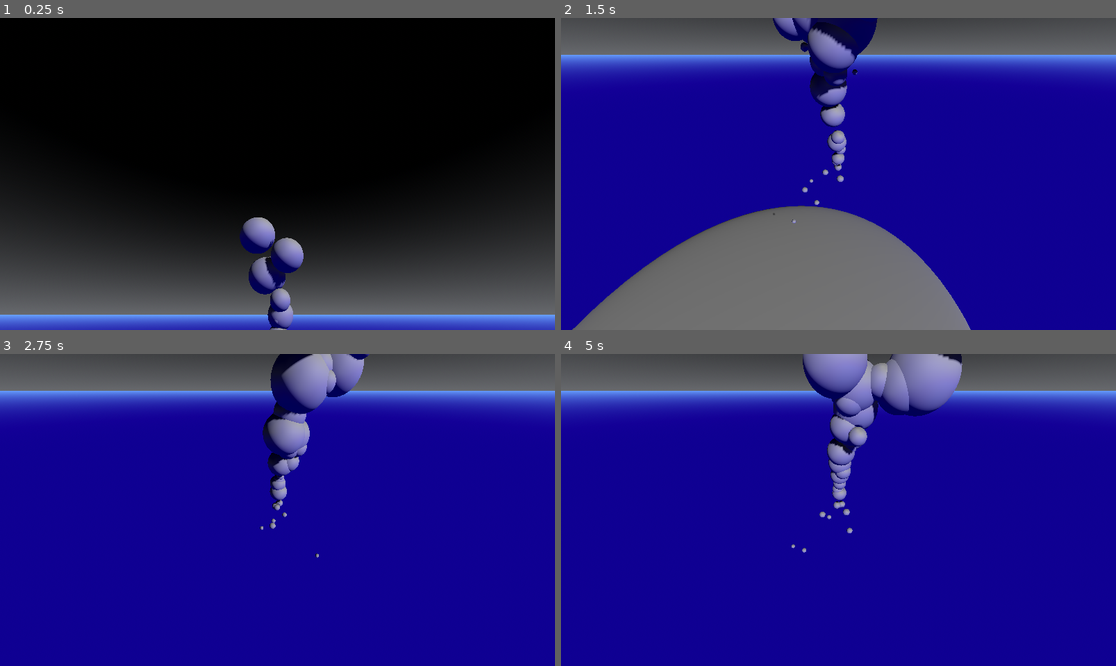
Above: before the commit, frames 1-4 (two rows, left to right).
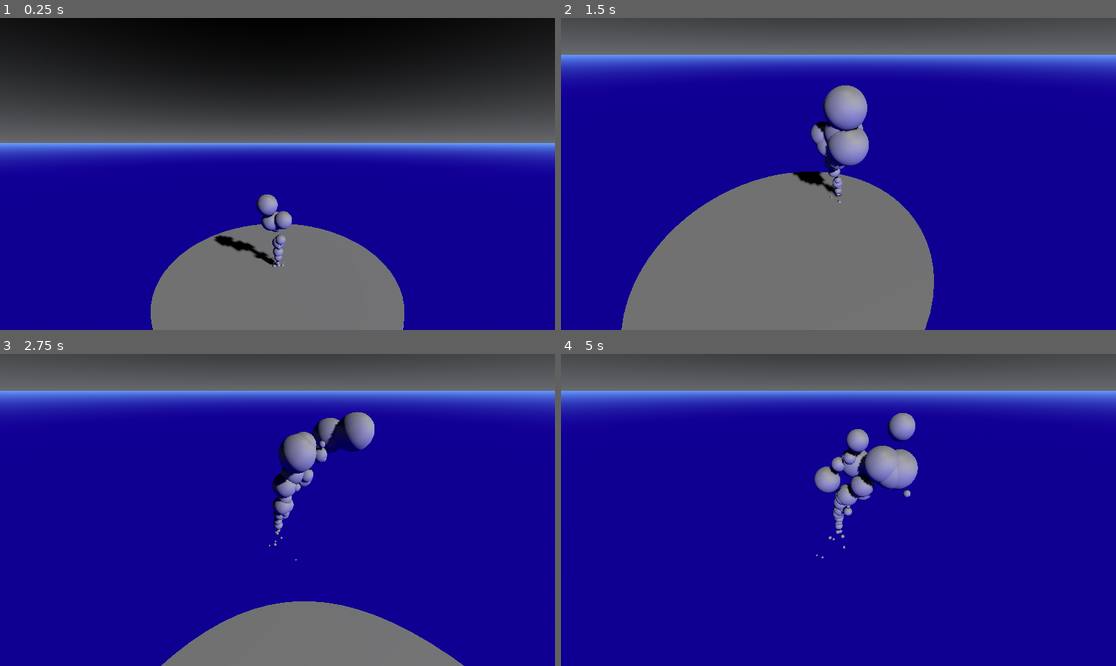
Above: after the commit, the same moments.

Repository: lhalf/tornado
Game: Godot game, scene res://game.tscn
Same seed, same stepped clock (60 frames per second), same inputs: the game is played once before the commit and once after it.
Inputs (mouse positions are in pixels of both pictures, inside the frame that each line leads up to):
- Up to frame 1 (0.25 s): no input
- Up to frame 2 (1.5 s): move the mouse to (866, 174) at 0.52 s; hold W (forward) from 0.53 s (still down); move the mouse to (810, 174) at 1.27 s
- Up to frame 3 (2.75 s): keep holding W (forward); move the mouse to (288, 503) at 2.02 s
- Up to frame 4 (5 s): keep holding W (forward); move the mouse to (832, 516) at 2.77 s; move the mouse to (877, 513) at 3.52 s; move the mouse to (794, 506) at 4.27 s

The runs differ from the first frame. In frame 1, 85% of the frame differs, in the area x 0-100%, y 4-100%; in frame 2, 11%; in frame 3, 13%; in frame 4, 8.4%.

Commit message:
Add props to interact with tornado

Diff:
--- a/game.tscn
+++ b/game.tscn
@@ -1,13 +1,16 @@
-[gd_scene load_steps=7 format=3 uid="uid://d4amn8togpb84"]
+[gd_scene load_steps=8 format=3 uid="uid://d4amn8togpb84"]
 
+[ext_resource type="PackedScene" uid="uid://dor1ciffudvcx" path="res://props/block.tscn" id="2_gtgy5"]
 [ext_resource type="PackedScene" uid="uid://brmbioeuy4vs2" path="res://player/player.tscn" id="2_pekso"]
 
-[sub_resource type="SphereShape3D" id="SphereShape3D_kl384"]
+[sub_resource type="CylinderShape3D" id="CylinderShape3D_x8l8x"]
+height = 1.0
 radius = 10.0
 
-[sub_resource type="SphereMesh" id="SphereMesh_hnx33"]
-radius = 10.0
-height = 2.0
+[sub_resource type="CylinderMesh" id="CylinderMesh_wyxqk"]
+top_radius = 10.0
+bottom_radius = 10.0
+height = 1.0
 
 [sub_resource type="ProceduralSkyMaterial" id="ProceduralSkyMaterial_v3vnd"]
 sky_top_color = Color(0, 0, 0, 1)
@@ -30,11 +33,10 @@
 transform = Transform3D(1, 0, 0, 0, 1, 0, 0, 0, 1, 0, -0.5, 0)
 
 [node name="c_shape" type="CollisionShape3D" parent="floor"]
-transform = Transform3D(1, 0, 0, 0, 0.1, 0, 0, 0, 1, 0, 0, 0)
-shape = SubResource("SphereShape3D_kl384")
+shape = SubResource("CylinderShape3D_x8l8x")
 
 [node name="mesh" type="MeshInstance3D" parent="floor"]
-mesh = SubResource("SphereMesh_hnx33")
+mesh = SubResource("CylinderMesh_wyxqk")
 
 [node name="sun" type="DirectionalLight3D" parent="."]
 transform = Transform3D(-0.720894, 0.394437, 0.569852, 0.00526628, -0.819102, 0.573624, 0.693026, 0.416523, 0.588408, 7.38971, 10.571, 10.2035)
@@ -44,3 +46,9 @@
 
 [node name="world" type="WorldEnvironment" parent="."]
 environment = SubResource("Environment_fqgwo")
+
+[node name="block" parent="." instance=ExtResource("2_gtgy5")]
+transform = Transform3D(1, 0, 0, 0, 1, 0, 0, 0, 1, 0, 0.5, 5.17874)
+
+[node name="block2" parent="." instance=ExtResource("2_gtgy5")]
+transform = Transform3D(0.628072, 0, -0.778155, 0, 1, 0, 0.778155, 0, 0.628072, 0, 1.5, 5.16477)
--- a/player/player.tscn
+++ b/player/player.tscn
@@ -1,9 +1,10 @@
-[gd_scene load_steps=11 format=3 uid="uid://brmbioeuy4vs2"]
+[gd_scene load_steps=13 format=3 uid="uid://brmbioeuy4vs2"]
 
 [ext_resource type="Script" path="res://player/player.gd" id="1_nix7t"]
+[ext_resource type="Script" path="res://player/tornado_area.gd" id="2_6ny8m"]
 
-[sub_resource type="CylinderShape3D" id="CylinderShape3D_s81r5"]
-height = 4.0
+[sub_resource type="SeparationRayShape3D" id="SeparationRayShape3D_7v515"]
+length = 0.001
 
 [sub_resource type="Curve" id="Curve_j2or2"]
 _data = [Vector2(0, 0.290909), 0.0, 0.0, 0, 0, Vector2(1, 1), 0.0, 0.0, 0, 0]
@@ -59,6 +60,10 @@
 radius = 0.2
 height = 0.4
 
+[sub_resource type="CylinderShape3D" id="CylinderShape3D_b16uw"]
+height = 10.0
+radius = 2.0
+
 [node name="player" type="CharacterBody3D"]
 motion_mode = 1
 script = ExtResource("1_nix7t")
@@ -67,15 +72,15 @@
 transform = Transform3D(1, 0, 0, 0, 1, 0, 0, 0, 1, 0, 0.564647, 0)
 
 [node name="spring_arm" type="SpringArm3D" parent="camera_pivot"]
-transform = Transform3D(1, 0, 0, 0, 0.938583, -0.345052, 0, 0.345052, 0.938583, 0, 2.66199, 7.82241)
+transform = Transform3D(1, 0, 0, 0, 0.919471, 0.393156, 0, -0.393156, 0.919471, 0, 9.45063, 14.5702)
 spring_length = 3.0
 
 [node name="camera" type="Camera3D" parent="camera_pivot/spring_arm"]
 transform = Transform3D(1, 0, 0, 0, 0.967854, -0.251512, 0, 0.251512, 0.967854, 0, 0, 0)
 
 [node name="c_shape" type="CollisionShape3D" parent="."]
-transform = Transform3D(1, 0, 0, 0, 1, 0, 0, 0, 1, 0, 2, 0)
-shape = SubResource("CylinderShape3D_s81r5")
+shape = SubResource("SeparationRayShape3D_7v515")
+disabled = true
 
 [node name="particles" type="GPUParticles3D" parent="."]
 transparency = 0.5
@@ -91,3 +96,13 @@
 speed_scale = 0.5
 process_material = SubResource("ParticleProcessMaterial_2e5s3")
 draw_pass_1 = SubResource("SphereMesh_bit3l")
+
+[node name="tornado_area" type="Area3D" parent="."]
+transform = Transform3D(1, 0, 0, 0, 1, 0, 0, 0, 1, 0, 5, 0)
+disable_mode = 1
+collision_layer = 2
+collision_mask = 2
+script = ExtResource("2_6ny8m")
+
+[node name="c_shape" type="CollisionShape3D" parent="tornado_area"]
+shape = SubResource("CylinderShape3D_b16uw")
